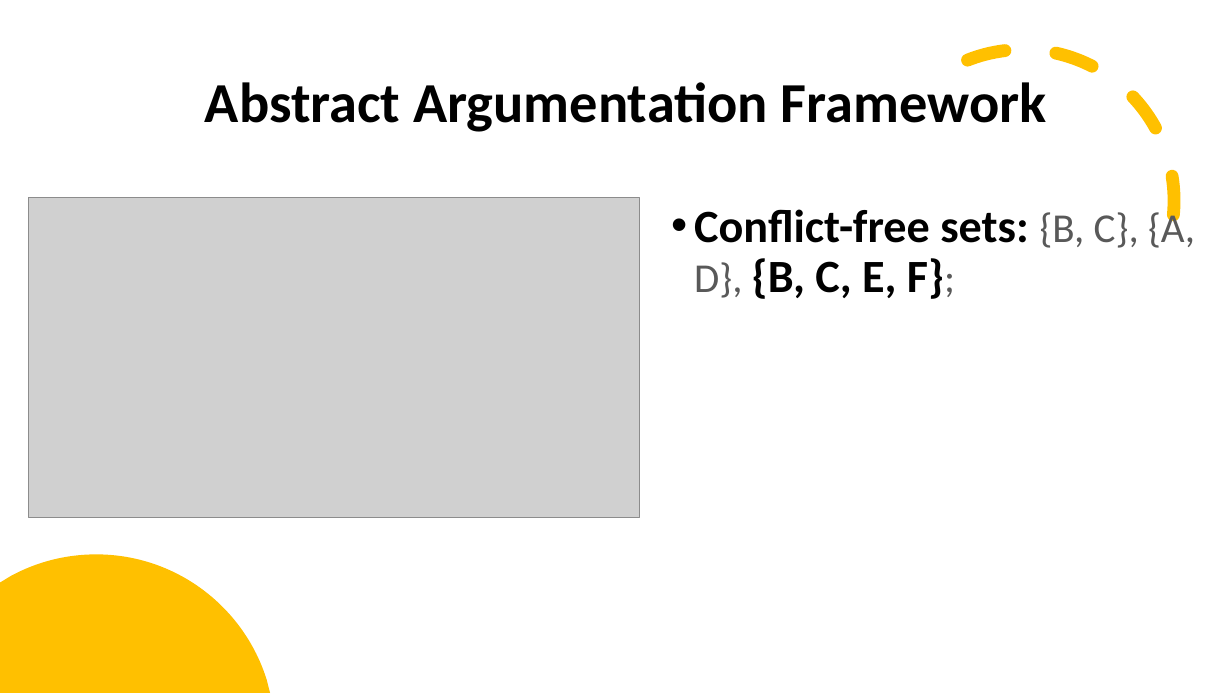
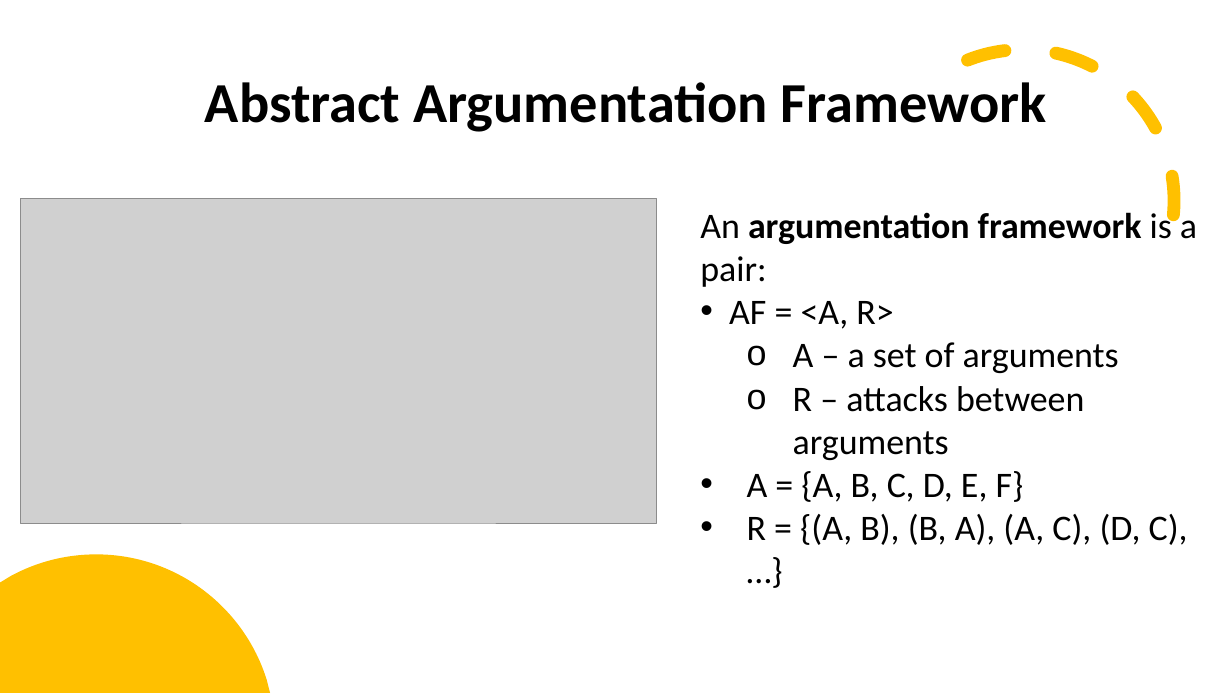
Before and after one commit to stefandr99/ConstrainedArgumentationFramework, a slide deck: slide 2 of Argumentation framework.pptx (slide 6 before the commit). Drawn at 1232x693 pixels with LibreOffice and Linux fonts; fonts in the diff are those of the drawing; grey boxes stand for pictures. Boxes give left, top, right and bottom in pixels: in the first picture for what was removed or moved away, otherwise in the second. Text is boxed around its words. In the diff, an @@ line names an element or a change of style, - is before the commit and + after.

```diff
--- a/Argumentation framework.pptx
+++ b/Argumentation framework.pptx
@@ picture: place and size @@
-picture at (28, 198, 640, 517)
+picture at (20, 198, 657, 523)
@@ text removed at (694, 208, 1195, 299) @@
-• Conflict-free sets: {B, C}, {A, D}, {B, C, E, F};
@@ text added at (700, 208, 1197, 545), 28 pt, text #000000 @@
+An argumentation framework is a pair:
+• AF = <A, R>
+  o A – a set of arguments
+  o R – attacks between arguments
+• A = {A, B, C, D, E, F}
+• R = {(A, B), (B, A), (A, C), (D, C), …}
```
Also in this commit, not shown: 13 other slides changed, 4 slides added, 4 slides removed.
